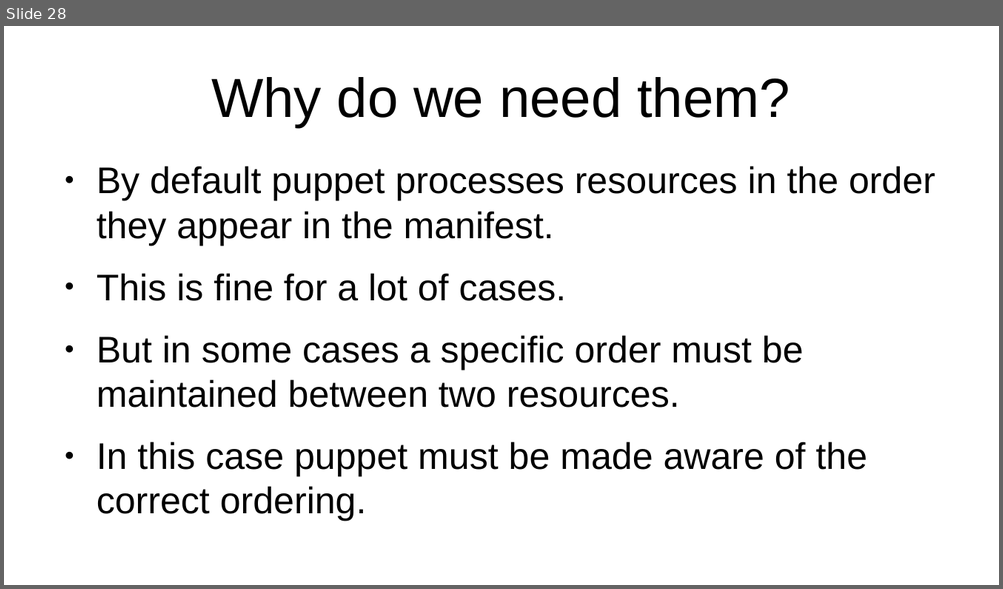
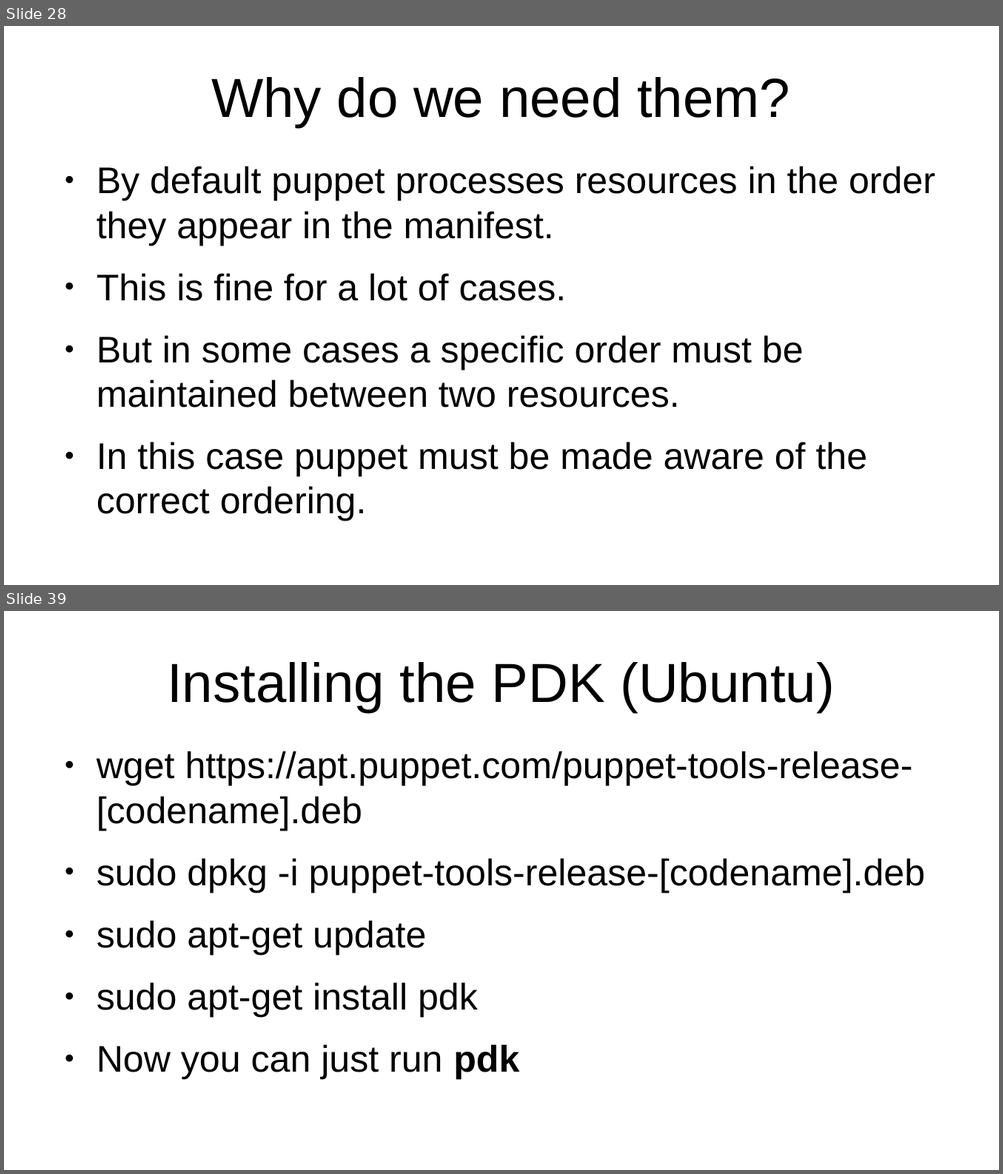
Before and after one commit to veltzer/teaching-puppet, a slide deck: slides.odp. Shown one above the other, each under a label of ours: slide 28 before the commit, slides 28 and 39 after it; the slides between them are not shown. The pictures are 1003x589 and 1003x1174 pixels, drawn with LibreOffice and Linux fonts; fonts in the diff are those of the drawing. Boxes give left, top, right and bottom in pixels: in the first picture for what was removed or moved away, otherwise in the second. Text is boxed around its words. In the diff, an @@ line names an element or a change of style, - is before the commit and + after.

```diff
--- a/slides.odp
+++ b/slides.odp
@@ slide 39 added at bbox=[4, 611, 999, 1170], background #FFFFFF @@
@@ title added at bbox=[167, 662, 834, 712], 44 pt, text #000000 @@
+Installing the PDK (Ubuntu)
@@ text added at bbox=[96, 751, 925, 1079], 29.6 pt, text #000000 @@
+● wget https://apt.puppet.com/puppet-tools-release-[codename].deb
+● sudo dpkg -i puppet-tools-release-[codename].deb
+● sudo apt-get update
+● sudo apt-get install pdk
+● Now you can just run pdk
```
Also in this commit, not shown: 1 slide changed, 11 other slides added, 1 slide removed, 4 other files.
